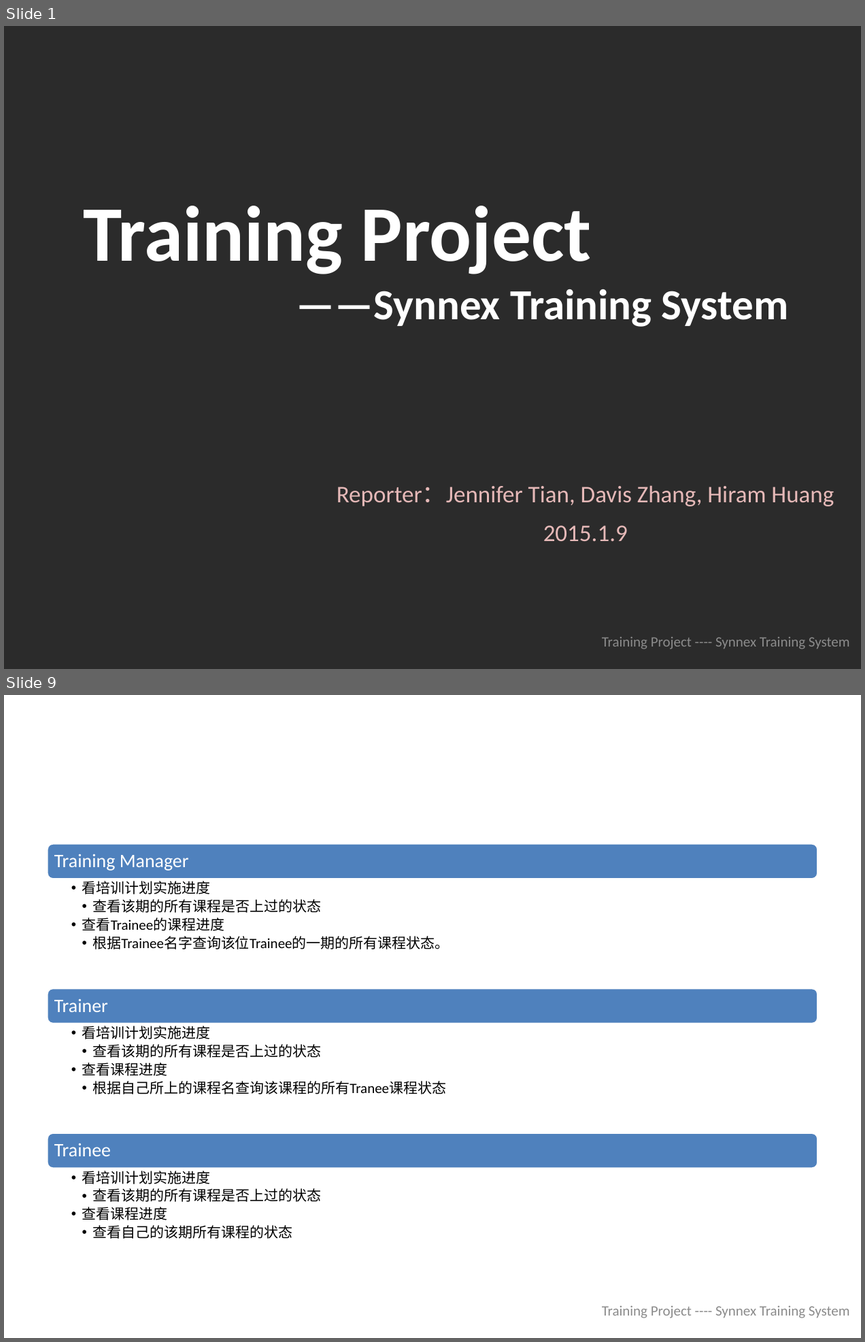
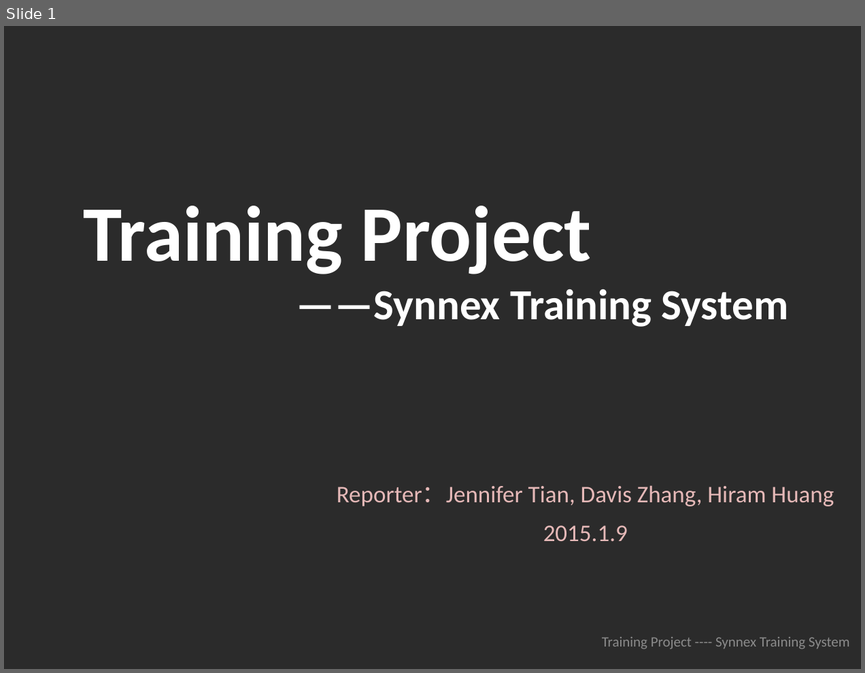
Before and after one commit to zhangruhong/trainingsystem, a slide deck: info/总结.pptx. Shown one above the other, each under a label of ours: slides 1 and 9 before the commit, slide 1 after it; the slides between them are not shown. The pictures are 865x1342 and 865x673 pixels, drawn with LibreOffice and Linux fonts; fonts in the diff are those of the drawing; background and template pictures are left out; a plain dark background stands for a picture behind light text. Boxes give left, top, right and bottom in pixels: in the first picture for what was removed or moved away, otherwise in the second. Text is boxed around its words. In the diff, an @@ line names an element or a change of style, - is before the commit and + after.

```diff
--- a/info/总结.pptx
+++ b/info/总结.pptx
@@ slide 9 removed at [4, 695, 861, 1338], background #FFFFFF @@
@@ title removed at [104, 713, 818, 794] @@
-培训实施进度
@@ group removed at [47, 843, 818, 1238]: 6 texts, 3 rounded rectangles @@
-Training Manager
-  •• 看培训计划实施进度
-    •• 查看该期的所有课程是否上过的状态
-  •• 查看Trainee的课程进度
-    •• 根据Trainee名字查询该位Trainee的一期的所有课程状态。
-Trainer
-  •• 看培训计划实施进度
-    •• 查看该期的所有课程是否上过的状态
-  •• 查看课程进度
-    •• 根据自己所上的课程名查询该课程的所有Tranee课程状态
-Trainee
-  •• 看培训计划实施进度
-    •• 查看该期的所有课程是否上过的状态
-  •• 查看课程进度
-    •• 查看自己的该期所有课程的状态
@@ text removed at [602, 1305, 850, 1318] @@
-Training Project ---- Synnex Training System
```
Also in this commit, not shown: 7 slides changed, 9 slides added, 7 other slides removed.
